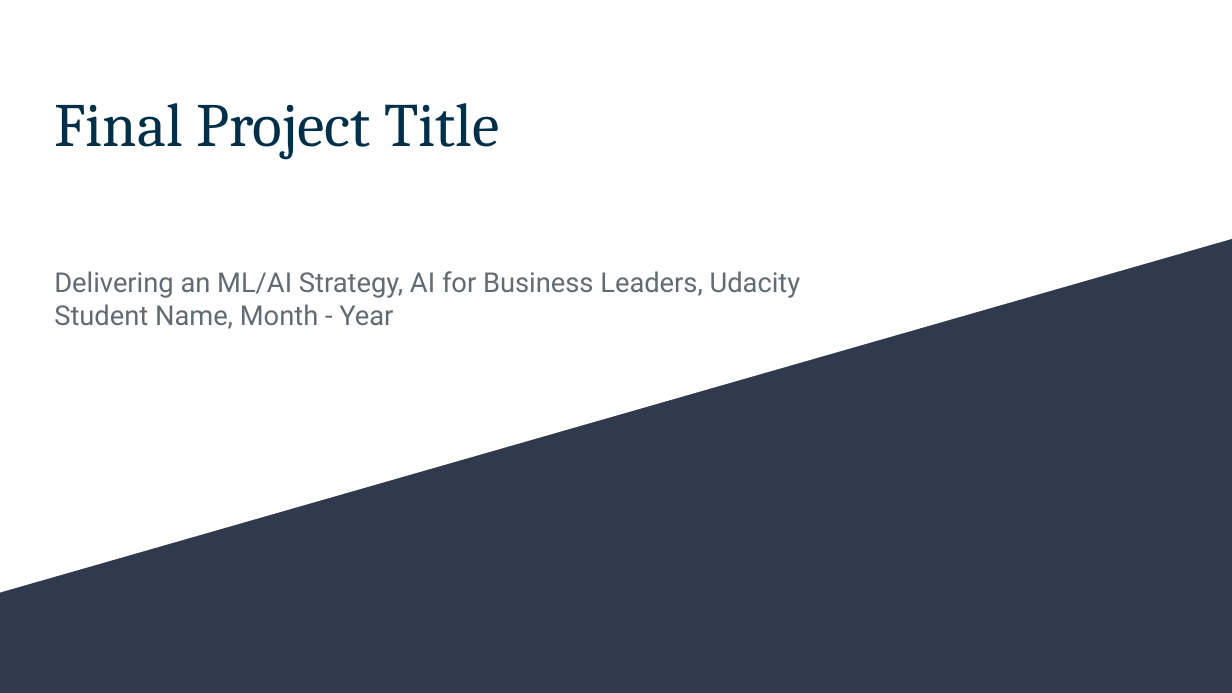
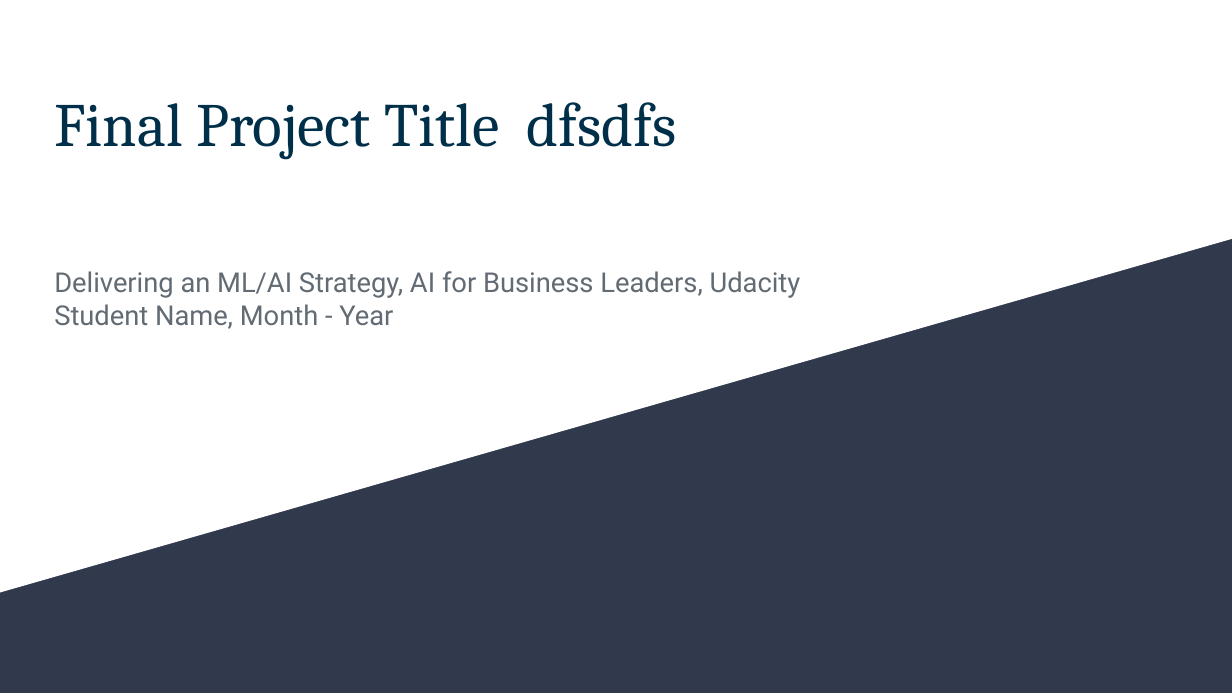
Before and after one commit to mohandesosama/Delivering-an-ML-AI-Strategy, a slide deck: slide 1 of 03_Final Presentation Template.pptx. Drawn at 1232x693 pixels with LibreOffice and Linux fonts; fonts in the diff are those of the drawing. Boxes give left, top, right and bottom in pixels: in the first picture for what was removed or moved away, otherwise in the second. Text is boxed around its words. In the diff, an @@ line names an element or a change of style, - is before the commit and + after.

Commit message:
update

```diff
--- a/03_Final Presentation Template.pptx
+++ b/03_Final Presentation Template.pptx
@@ title at (x1=54, y1=102, x2=677, y2=160): text changed @@
-Final Project Title
+Final Project Title dfsdfs
```
